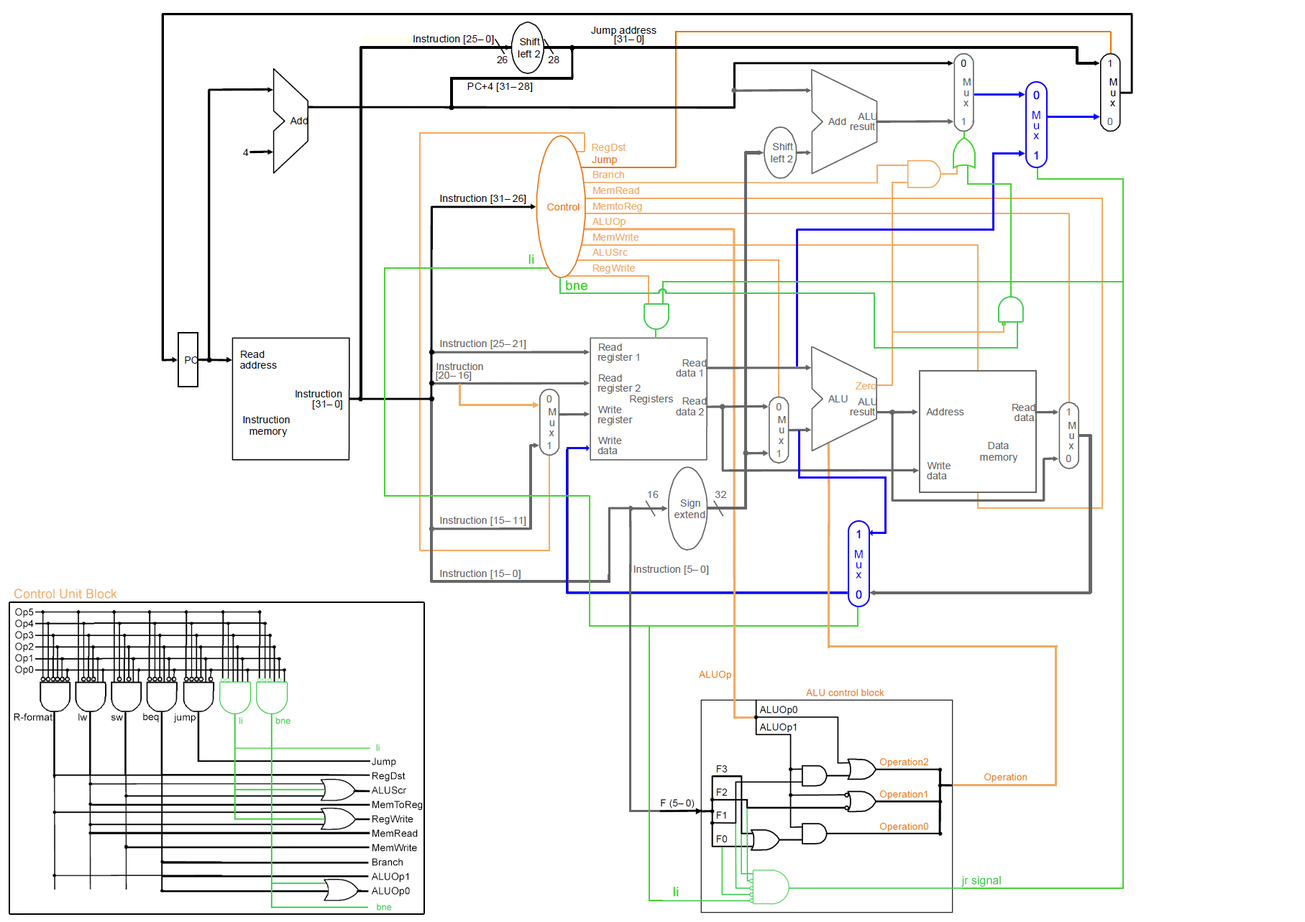
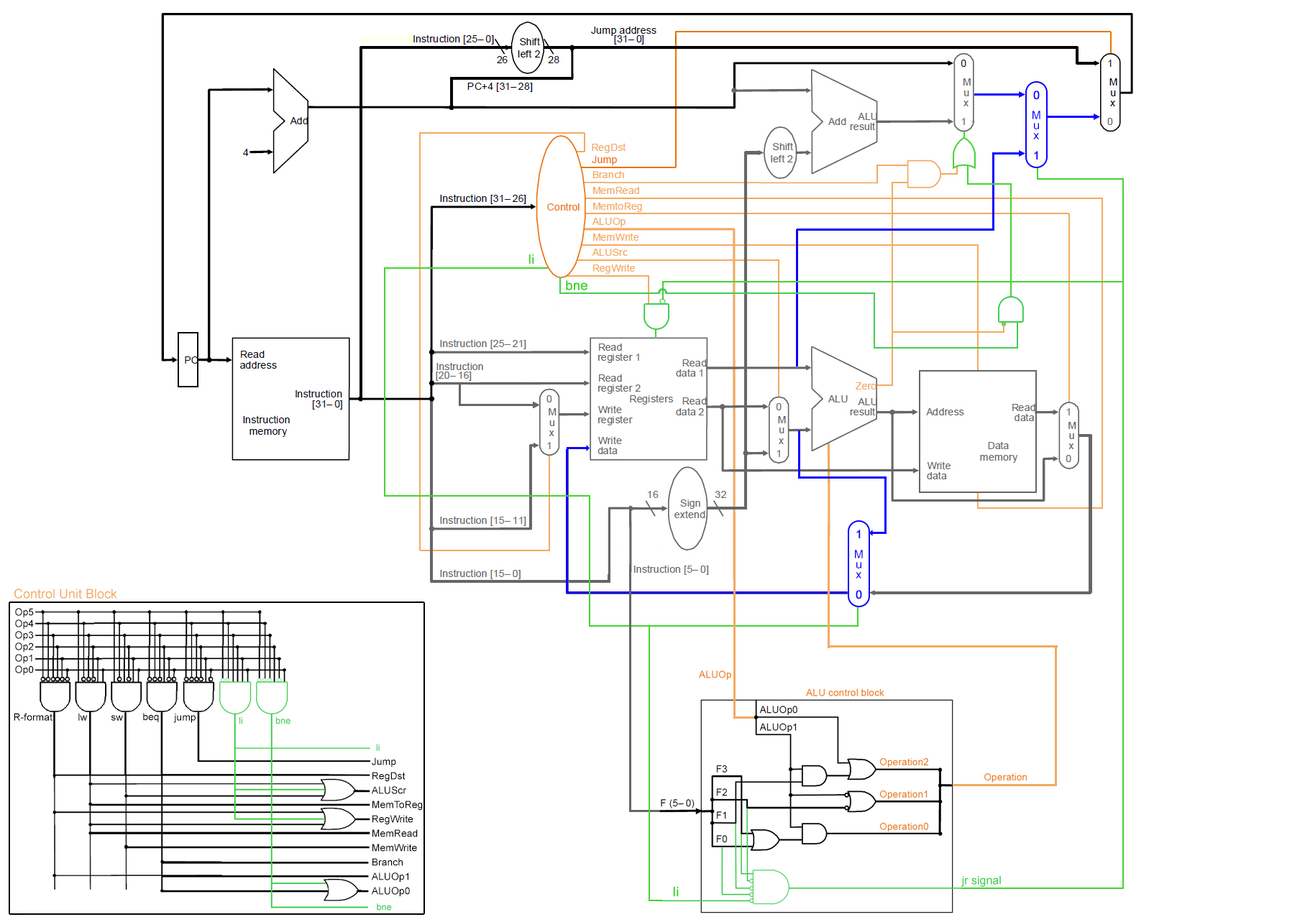
Two versions of the same layered image (1305 × 922). Layer-by-layer changes:
added layer "Elipse 1" in group "Datapath" over [660, 299, 665, 304]
painted on "Shape 13" over [458, 383, 540, 409]
